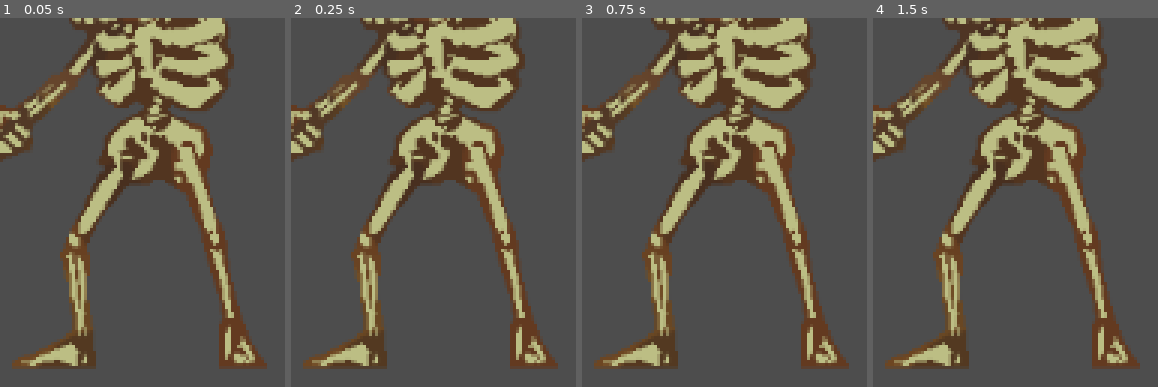
Above: before the commit, frames 1-4 (left to right).
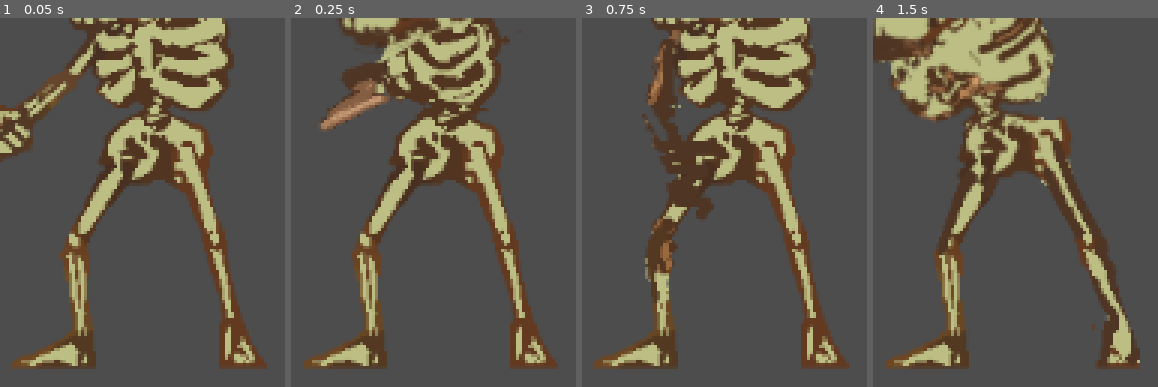
Above: after the commit, the same moments.

Repository: twobles/ecs-179-project-dungeon-dept
Game: Godot game, scene res://scenes/skeleton.tscn
The game is run twice, just before and just after one commit, with the same random seed, the same clock (stepped at 60 frames per second) and the same inputs. This scene is started directly instead of the project's main scene.
Inputs (mouse positions are in pixels of both pictures, inside the frame that each line leads up to):
- Up to frame 1 (0.05 s): no input
- Up to frame 2 (0.25 s): no input
- Up to frame 3 (0.75 s): move the mouse to (outside the picture) at 0.52 s; press the mouse at (outside the picture) at 0.53 s
- Up to frame 4 (1.5 s): move the mouse to (outside the picture) at 1.27 s; release the mouse at (outside the picture) at 1.28 s; tap 2 (second_select) at 1.35 s

Frame 1 is identical in both runs. In frame 2, 13% of the frame differs, in the area x 0-83%, y 0-40%; in frame 3, 7.8%; in frame 4, 28%, in the area x 0-94%, y 0-96%.

Commit message:
refactor

Diff:
--- a/dungeon_dept/scripts/entity.gd
+++ b/dungeon_dept/scripts/entity.gd
@@ -56,8 +56,10 @@
 	change_facing(facing)
 
 	calc_timer.timeout.connect(_on_timer_timeout)
+
 	navigation_agent_2d.path_desired_distance = 4.0
 	navigation_agent_2d.target_desired_distance = 50.0
+
 	call_deferred("actor_setup")
 
 
@@ -74,25 +76,23 @@
 	#print("target_pos: ", target_pos)
 	navigation_agent_2d.target_position = target_pos
 
-
-func _physics_process(delta: float) -> void:
+func navigate_to_target() -> Vector2:
 	if navigation_agent_2d.is_navigation_finished():
-		#print("finished")
-		return
+		return Vector2(0, 0)
 
 	var cur_pos = global_position
 	var next_pos = navigation_agent_2d.get_next_path_position()
 
 	var direction = cur_pos.direction_to(next_pos)
 
-	var separation = Vector2()
+	return direction * movement_speed
 
-	velocity = direction * movement_speed * delta
+func _physics_process(delta: float) -> void:
 
-	#print("locals: ", _local_entities)
-	#print("velocity: ", velocity)
+	# assume target is not null
+	velocity = navigate_to_target() * delta
+
 	_apply_movement(delta)
-	#move_and_slide()
 
 func _apply_movement(_delta: float):
 	move_and_slide()
